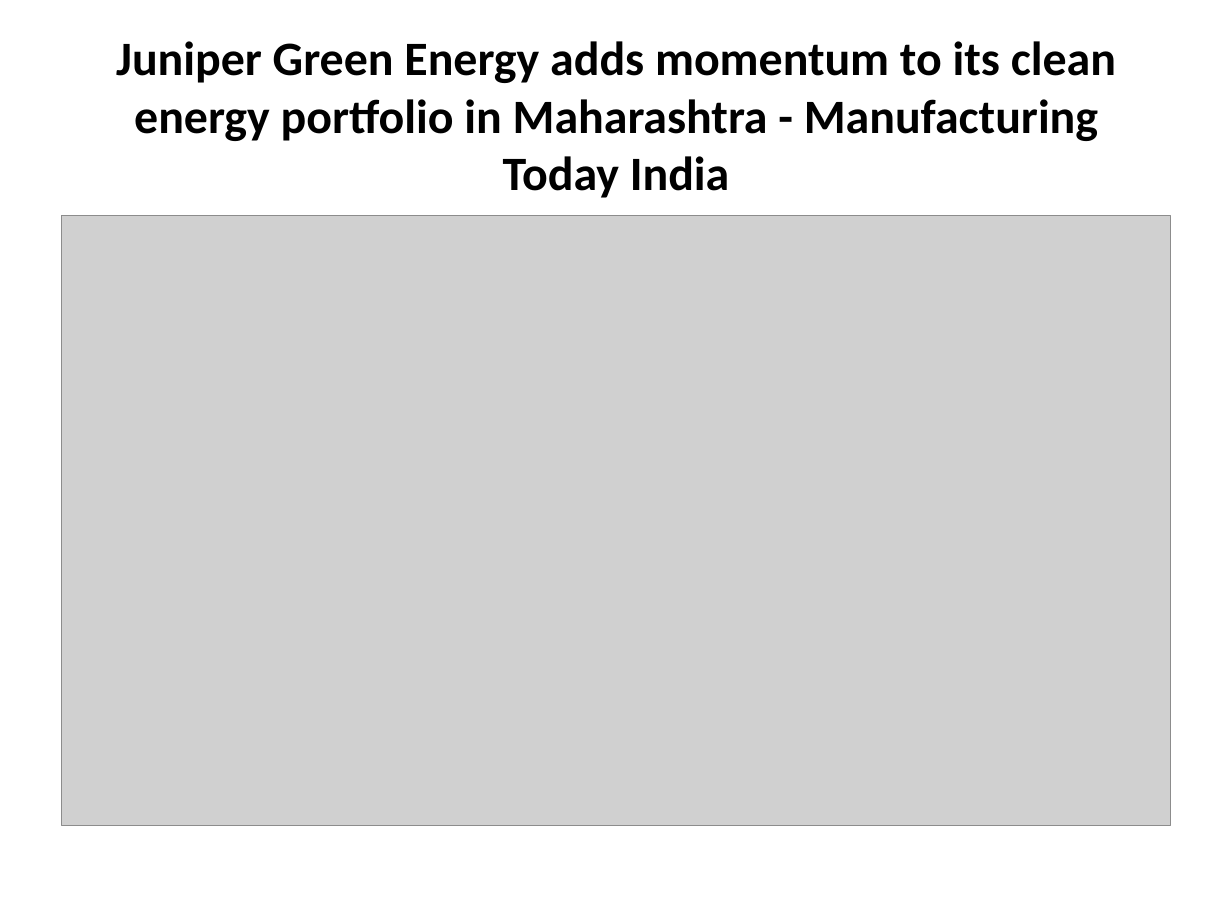
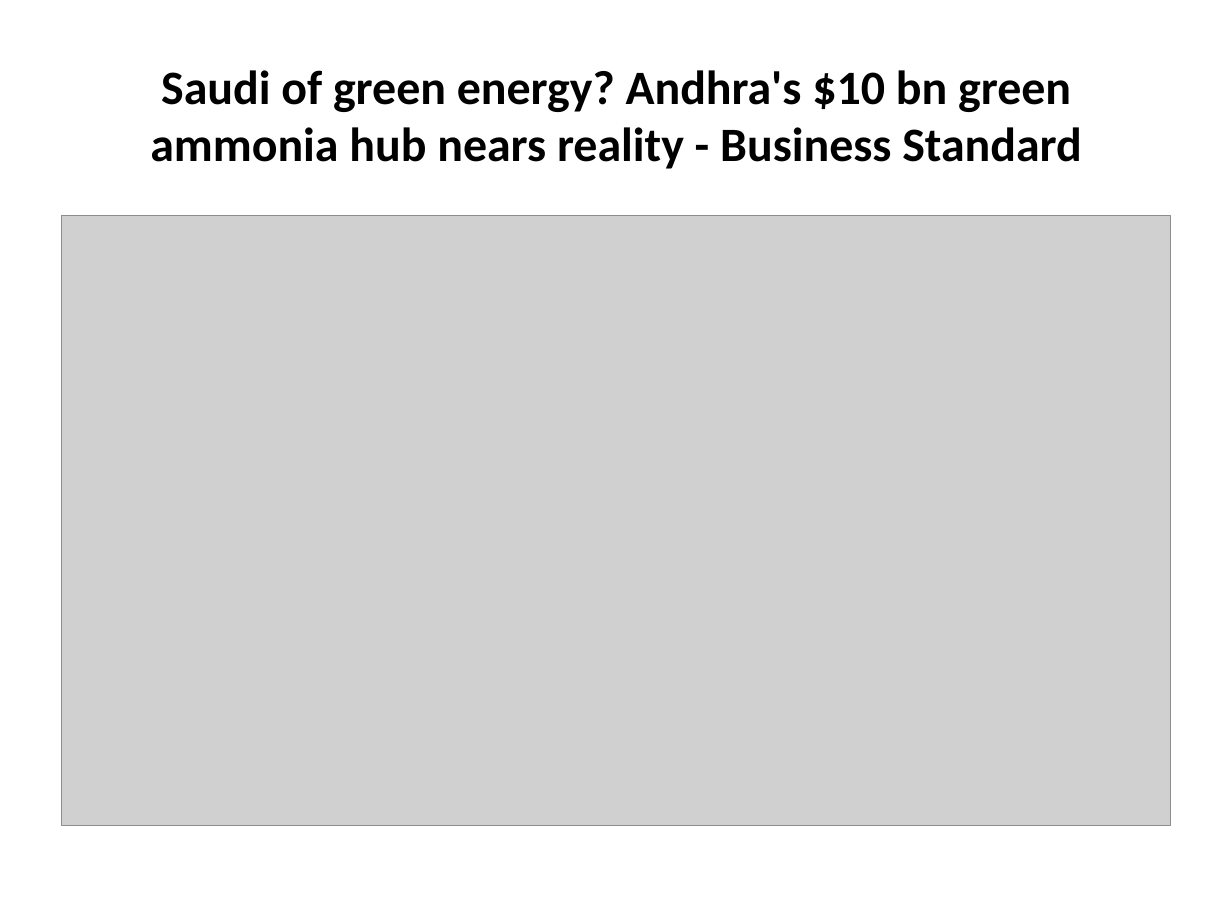
Before and after one commit to gauravsiemens1988/Linkedin-AI-Agent_Personal, a slide deck: slide 3 of drafts/linkedin_carousel.pptx. Drawn at 1232x924 pixels with LibreOffice and Linux fonts; fonts in the diff are those of the drawing; grey boxes stand for pictures. Boxes give left, top, right and bottom in pixels: in the first picture for what was removed or moved away, otherwise in the second. Text is boxed around its words. In the diff, an @@ line names an element or a change of style, - is before the commit and + after.

```diff
--- a/drafts/linkedin_carousel.pptx
+++ b/drafts/linkedin_carousel.pptx
@@ title at [150,70,1082,169]: text changed @@
-Juniper Green Energy adds momentum to its clean energy portfolio in Maharashtra - Manufacturing Today India
+Saudi of green energy? Andhra's $10 bn green ammonia hub nears reality - Business Standard
```
Also in this commit, not shown: 5 other slides changed, 1 other file.
